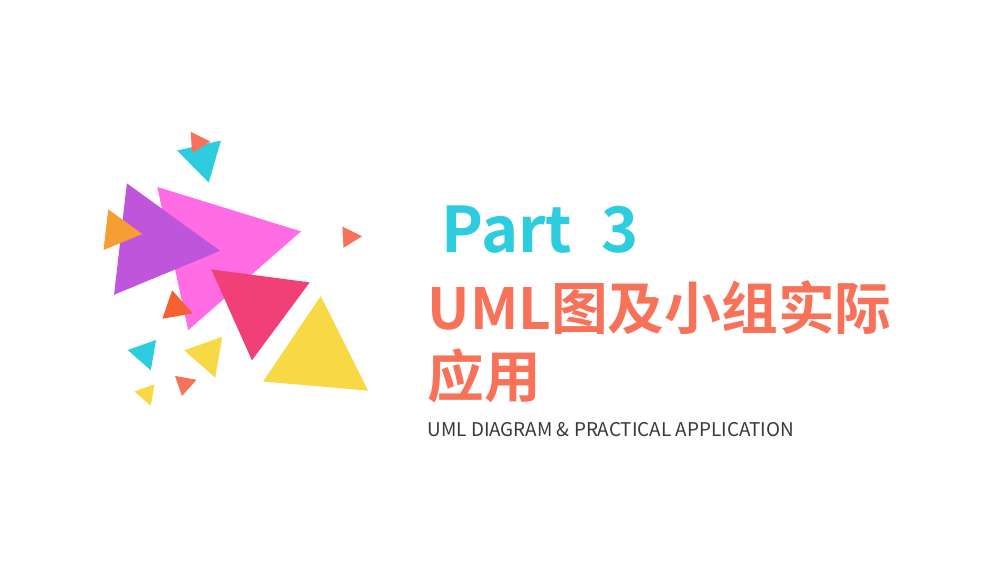
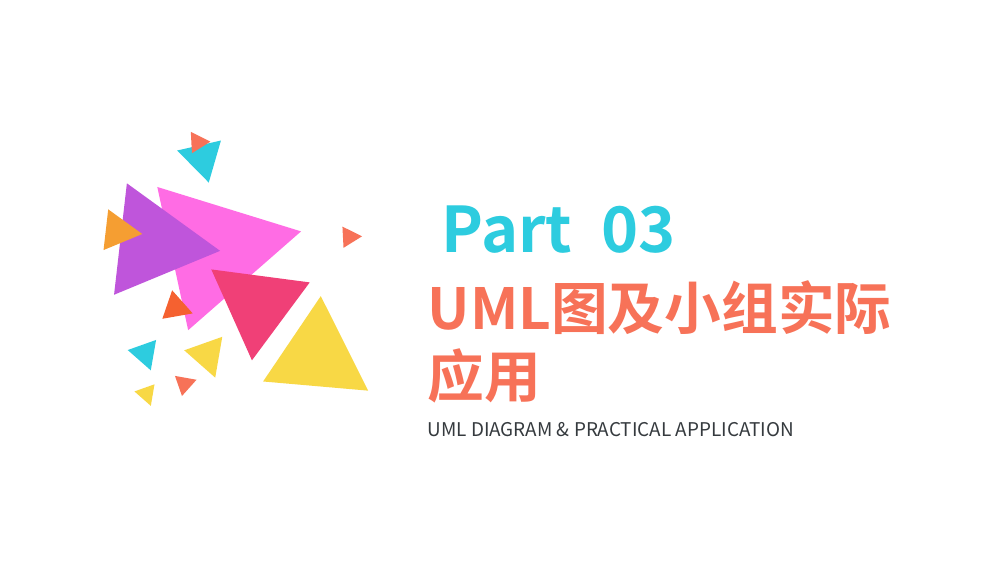
Before and after one commit to PRD2018-G12/SE-Education-Assistant-System, a slide deck: slide 9 of 非受控文档/UML翻转课堂/UML基础IV 综合应用和问题解答.pptx. Drawn at 1008x567 pixels with LibreOffice and Linux fonts; fonts in the diff are those of the drawing. Boxes give left, top, right and bottom in pixels: in the first picture for what was removed or moved away, otherwise in the second. Text is boxed around its words. In the diff, an @@ line names an element or a change of style, - is before the commit and + after.

```diff
--- a/非受控文档/UML翻转课堂/UML基础IV 综合应用和问题解答.pptx
+++ b/非受控文档/UML翻转课堂/UML基础IV 综合应用和问题解答.pptx
@@ text at bbox=[442, 205, 675, 253]: text changed @@
-Part 3
+Part 03
```
Also in this commit, not shown: 3 other slides changed.
